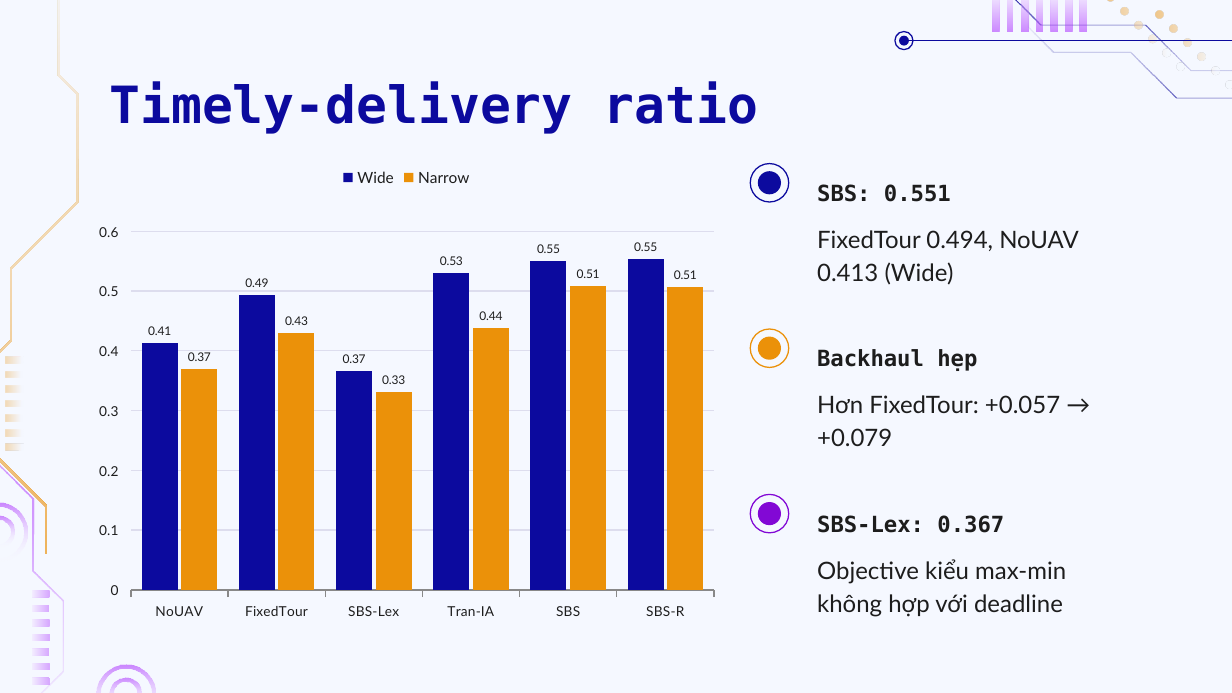
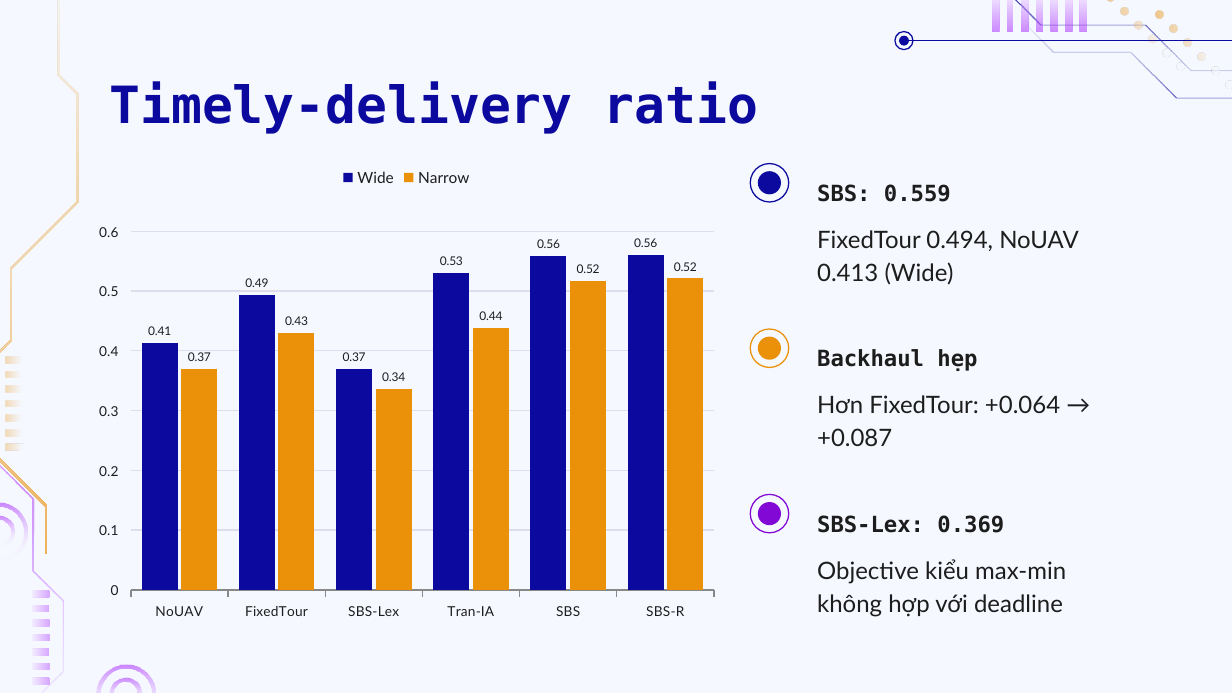
Before and after one commit to doanan293/hust-algorithms-design-analysis, a slide deck: slide 18 of docs/presentation/uav-alert-delivery.pptx (slide 17 before the commit). Drawn at 1232x693 pixels with LibreOffice and Linux fonts; fonts in the diff are those of the drawing; background and template pictures are left out. Boxes give left, top, right and bottom in pixels: in the first picture for what was removed or moved away, otherwise in the second. Text is boxed around its words. In the diff, an @@ line names an element or a change of style, - is before the commit and + after.

```diff
--- a/docs/presentation/uav-alert-delivery.pptx
+++ b/docs/presentation/uav-alert-delivery.pptx
@@ column chart at bbox=[86, 154, 727, 628] @@
@@ Wide, SBS: 0.55 to 0.56 @@
@@ Wide, SBS-R: 0.55 to 0.56 @@
@@ Narrow, SBS-Lex: 0.33 to 0.34 @@
@@ Narrow, SBS: 0.51 to 0.52 @@
@@ Narrow, SBS-R: 0.51 to 0.52 @@
@@ text at bbox=[817, 184, 951, 202]: text changed @@
-SBS: 0.551
+SBS: 0.559
@@ text at bbox=[817, 395, 1060, 446]: text changed @@
-Hơn FixedTour: +0.057 → +0.079
+Hơn FixedTour: +0.064 → +0.087
@@ text at bbox=[817, 515, 1004, 533]: text changed @@
-SBS-Lex: 0.367
+SBS-Lex: 0.369
```
Also in this commit, not shown: 6 other slides changed, 1 slide added.
